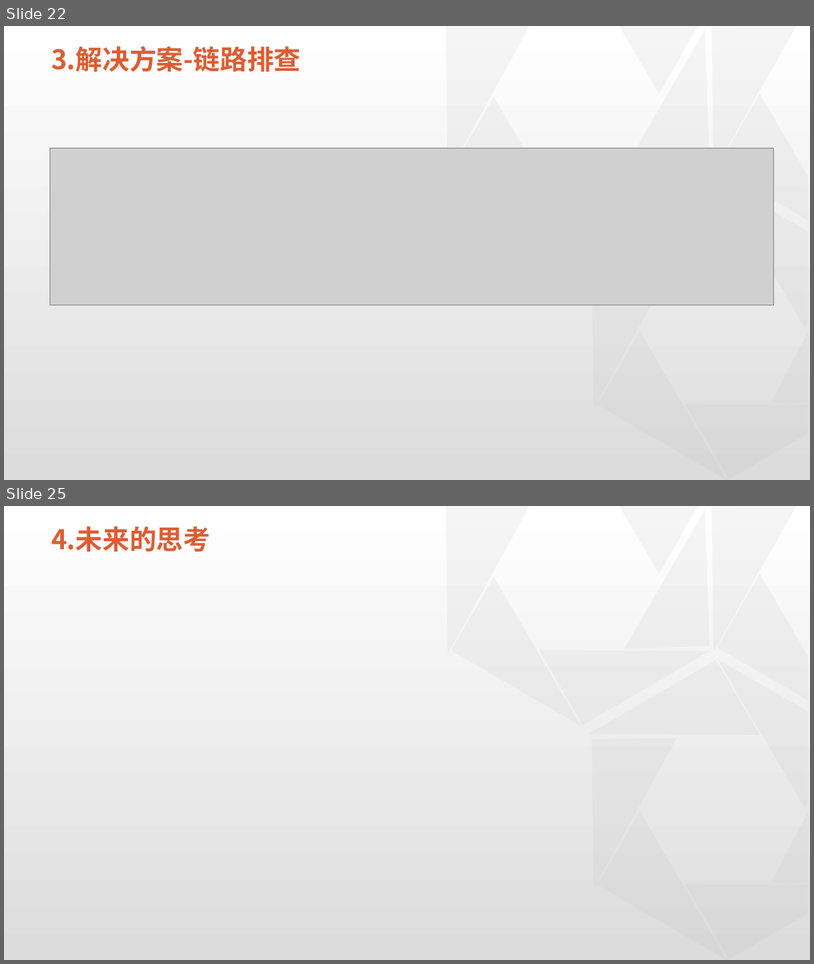
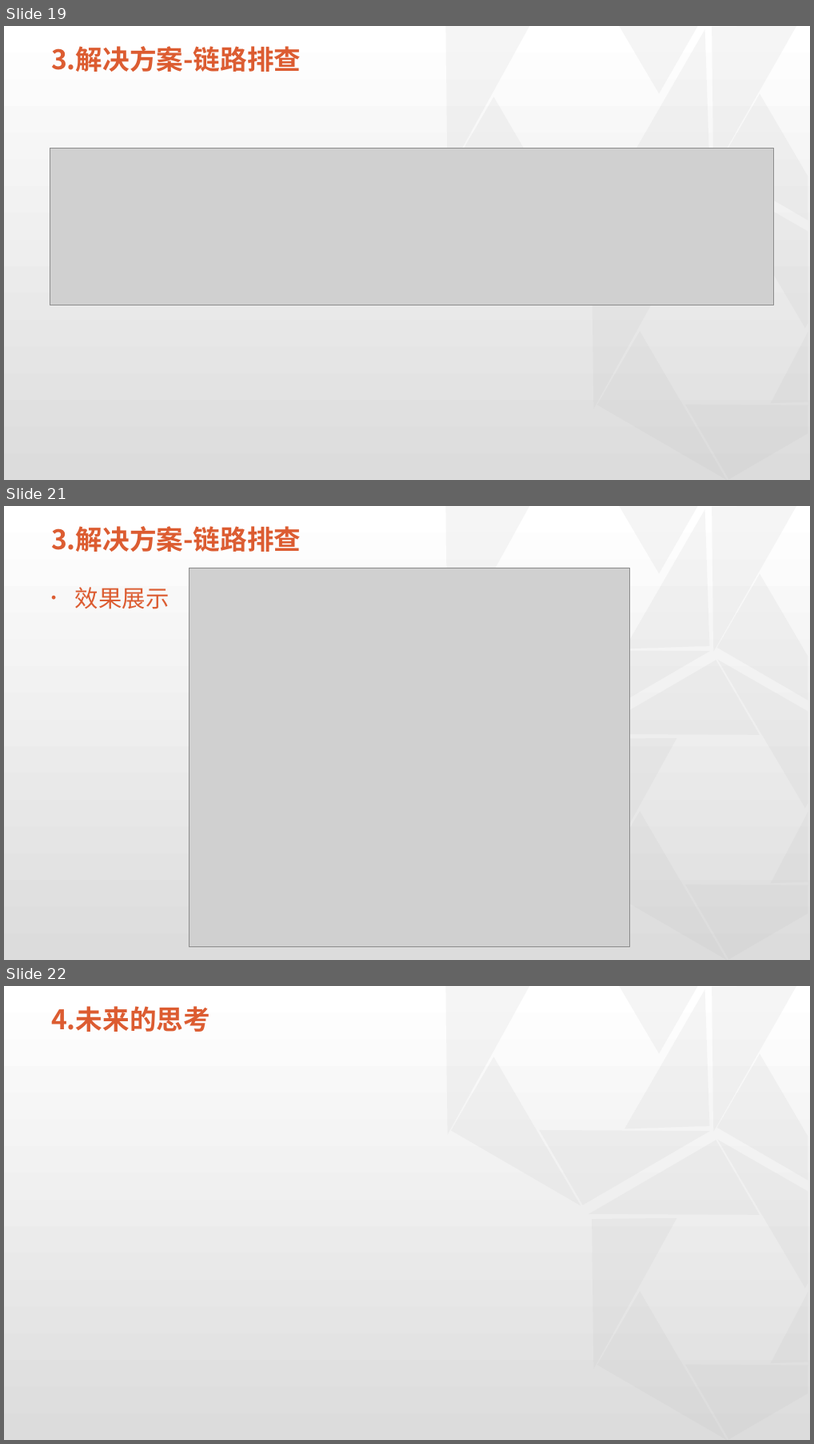
Before and after one commit to physicsLoveJava/java-miscellaneous, a slide deck: tech-interview/a-task/实习总结-07-26.pptx. Shown one above the other, each under a label of ours: slides 22 and 25 before the commit, slides 19, 21 and 22 after it; the slides between them are not shown. The pictures are 814x964 and 814x1444 pixels, drawn with LibreOffice and Linux fonts; fonts in the diff are those of the drawing; grey boxes stand for pictures; background and template pictures are left out. Boxes give left, top, right and bottom in pixels: in the first picture for what was removed or moved away, otherwise in the second. Text is boxed around its words. In the diff, an @@ line names an element or a change of style, - is before the commit and + after.

```diff
--- a/tech-interview/a-task/实习总结-07-26.pptx
+++ b/tech-interview/a-task/实习总结-07-26.pptx
@@ slide 21 added at box(4, 506, 810, 960), background #FFFFFF; not listed: 13 template elements that a slide beside it also shows @@
@@ title added at box(51, 526, 301, 552), 32 pt, text #DC5C31, bold @@
+3.解决方案-链路排查
@@ picture added at box(189, 568, 630, 947) @@
@@ text added at box(75, 587, 169, 609), 28 pt, text #DC5C31 @@
+• 效果展示
@@ what was slide 22 is now slide 19 @@
@@ what was slide 25 is now slide 22 @@
```
Also in this commit, not shown: 8 slides changed, 4 slides removed.
